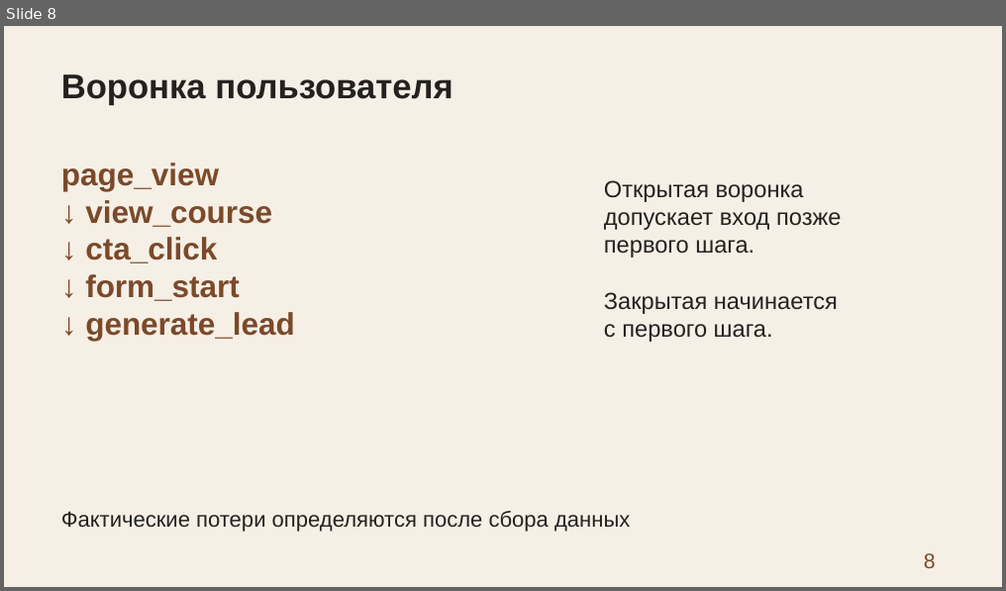
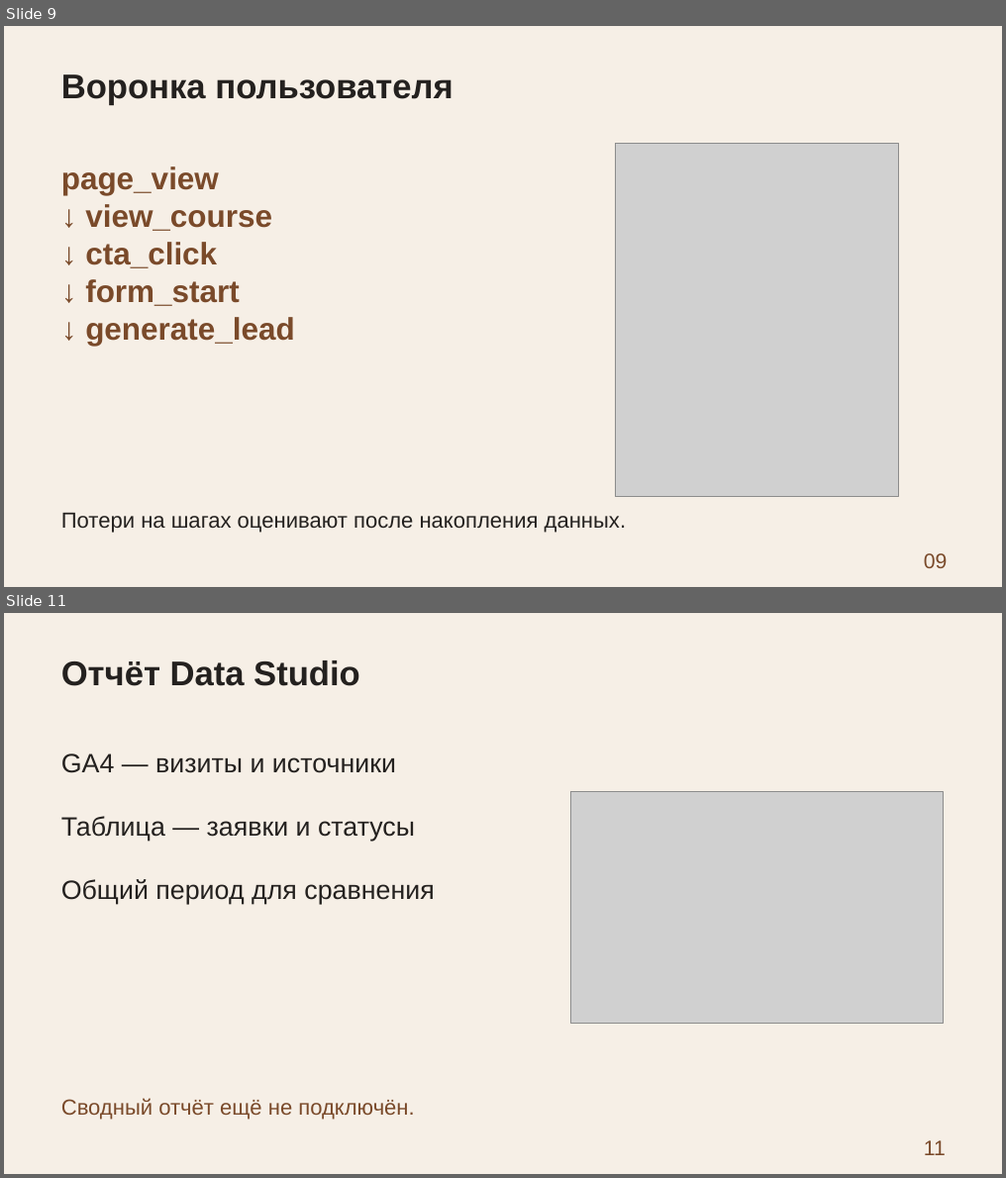
Before and after one commit to 4youmans/funnel-project, a slide deck: kursovaya_rabota/zerno7/presentation/zashchita.pptx. Shown one above the other, each under a label of ours: slide 8 before the commit, slides 9 and 11 after it; the slides between them are not shown. The pictures are 1006x591 and 1006x1178 pixels, drawn with LibreOffice and Linux fonts; fonts in the diff are those of the drawing; grey boxes stand for pictures. Boxes give left, top, right and bottom in pixels: in the first picture for what was removed or moved away, otherwise in the second. Text is boxed around its words. In the diff, an @@ line names an element or a change of style, - is before the commit and + after.

```diff
--- a/kursovaya_rabota/zerno7/presentation/zashchita.pptx
+++ b/kursovaya_rabota/zerno7/presentation/zashchita.pptx
@@ slide 11 added at <box>4,613,1002,1174</box>, background #F6EFE6 @@
@@ text added at <box>61,661,360,686</box>, 33 pt, text #24211F, bold @@
+Отчёт Data Studio
@@ text added at <box>61,754,434,905</box>, 25.5 pt, text #24211F @@
+GA4 — визиты и источники
+Таблица — заявки и статусы
+Общий период для сравнения
@@ picture added at <box>570,792,943,1023</box> @@
@@ text added at <box>61,1098,414,1120</box>, 21 pt, text #7A4A2A @@
+Сводный отчёт ещё не подключён.
@@ text added at <box>924,1141,945,1156</box>, 20.2 pt, text #7A4A2A @@
+11
@@ what was slide 8 is now slide 9 @@
@@ slide 9 changed as well @@
@@ picture added at <box>616,143,899,497</box> @@
@@ text "page_view": place and size @@
-text "page_view" at <box>61,163,295,341</box>
+text "page_view" at <box>61,167,295,346</box>
@@ text removed at <box>604,180,842,342</box> @@
-Открытая воронка
-допускает вход позже
-первого шага.
-Закрытая начинается
-с первого шага.
@@ text at <box>61,513,626,533</box>: text changed @@
-Фактические потери определяются после сбора данных
+Потери на шагах оценивают после накопления данных.
@@ text at <box>924,554,947,569</box>: text changed @@
-8
+09
```
Also in this commit, not shown: 2 other slides changed, 10 other slides added, 9 slides removed, 1 other file.
